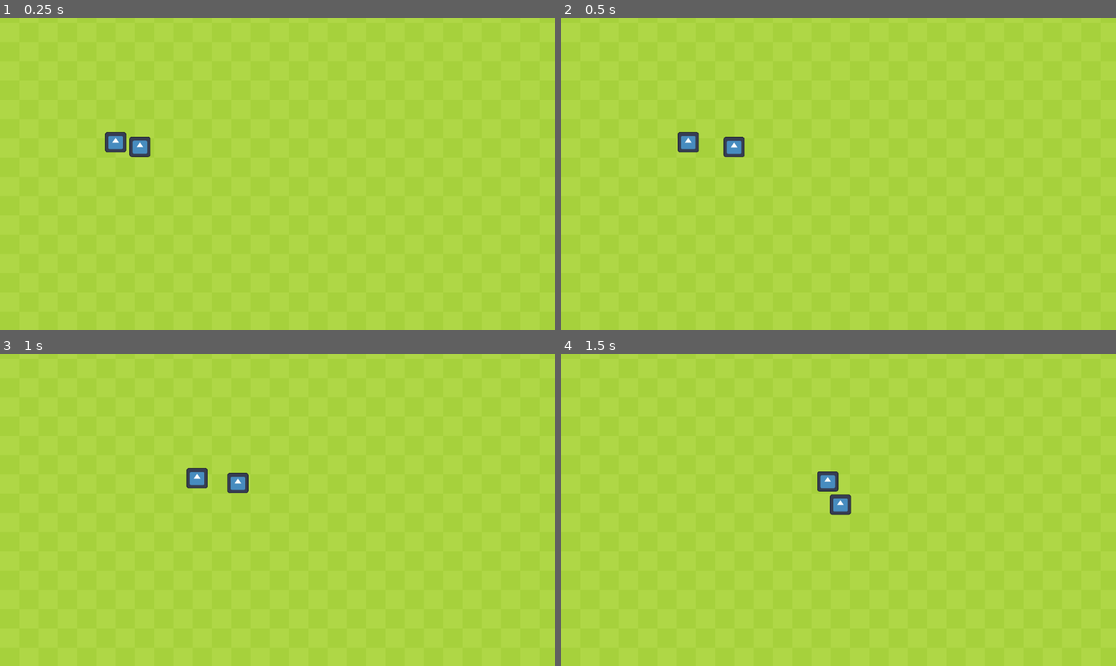
Above: before the commit, frames 1-4 (two rows, left to right).
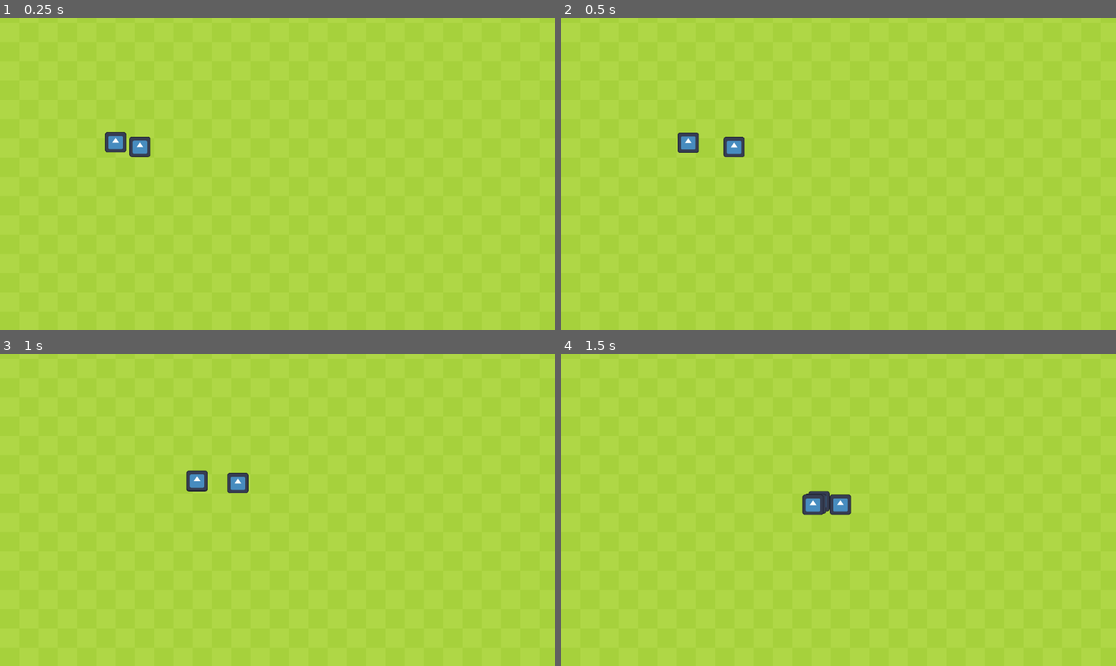
Above: after the commit, the same moments.

Repository: NoahGBaker/SnakeSser
Game: Godot game, scene res://Main.tscn
Two runs of this game, one before a commit and one after it. Both use one fixed random seed, a clock stepped at 60 frames per second and the inputs below. The engine's default icon, where the game draws it, is replaced by a stand-in: a white triangle on a blue panel in a dark square.
Inputs:
- Up to frame 1 (0.25 s): no input
- Up to frame 2 (0.5 s): no input
- Up to frame 3 (1 s): hold Right (ui_right) from 0.53 s (still down)
- Up to frame 4 (1.5 s): release Right (ui_right) at 1.28 s; hold Down (ui_down) from 1.28 s (still down)

Frame 1 is identical in both runs. In frame 2, less than 0.1% of the frame differs, in the area x 21-25%, y 36-44%; in frame 3, 0.1%; in frame 4, 0.6%, in the area x 43-51%, y 37-52%.

Commit message:
FISH

Diff:
--- a/Player.gd
+++ b/Player.gd
@@ -63,7 +63,8 @@
 		curr_pos = _get_position_from_grid(target_pos.x/10, target_pos.y/10) - next_direction * 10
 		new_data = {
 		"delta" : delta,
-		"direciton" : direction,
+		"target_pos" : target_pos,
+		"direction" : direction,
 		"next_direction" : next_direction,
 		"direction_pos" : direction_pos,
 		"next_pos" : next_pos
--- a/snake.gd
+++ b/snake.gd
@@ -10,6 +10,7 @@
 func _physics_process(delta):
 	var data_from_previous_segment = {
 		"delta" : delta,
+		"target_pos" : Vector2.ZERO,
 		"direction" : Vector2.ZERO,
 		"next_direction" : Vector2.ZERO,
 		"direction_pos" : Vector2.ZERO,
--- a/snake_segment.gd
+++ b/snake_segment.gd
@@ -28,11 +28,12 @@
 	#Set next position to target position and the direction by the grid square size
 	if data:
 		next_pos = data.next_pos
+		target_pos_alt = data.target_pos
 		direction_pos = data.direction_pos
 		next_direction = data.next_direction
 		next_pos = data.next_pos
 		#If we have reached the target
-		if position == direction_pos:
+		if curr_pos == direction_pos:
 			next_direction = direction
 		#Set next position to target position and the direction by the grid square size
 		print(target_pos_alt)
@@ -41,6 +42,7 @@
 		curr_pos = _get_position_from_grid(target_pos_alt.x/10, target_pos_alt.y/10) - next_direction * 10
 		new_data = {
 		"delta" : delta,
+		"target_pos" : target_pos_alt,
 		"direction" : direction,
 		"next_direction" : next_direction,
 		"direction_pos" : direction_pos,
